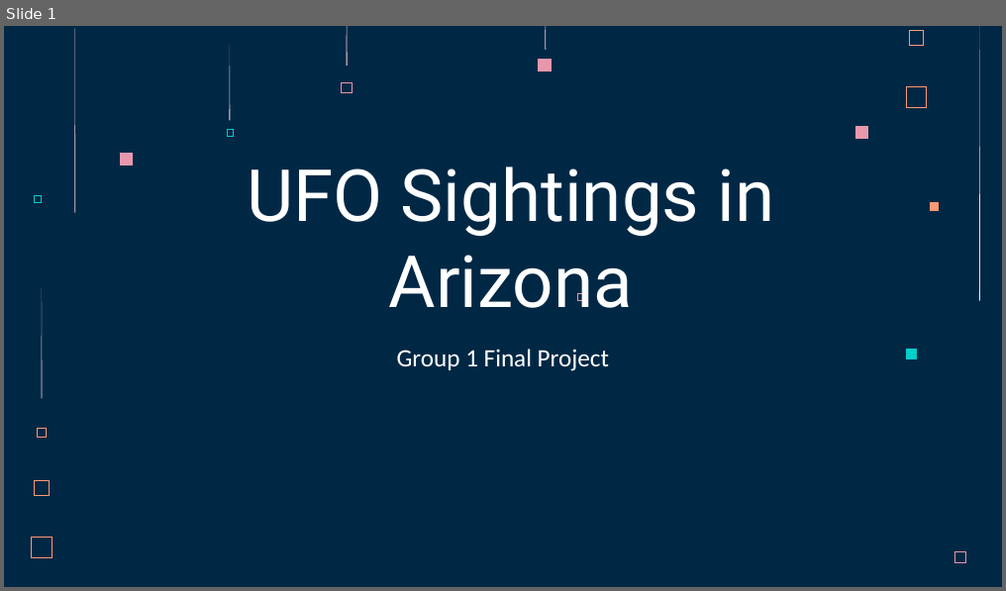
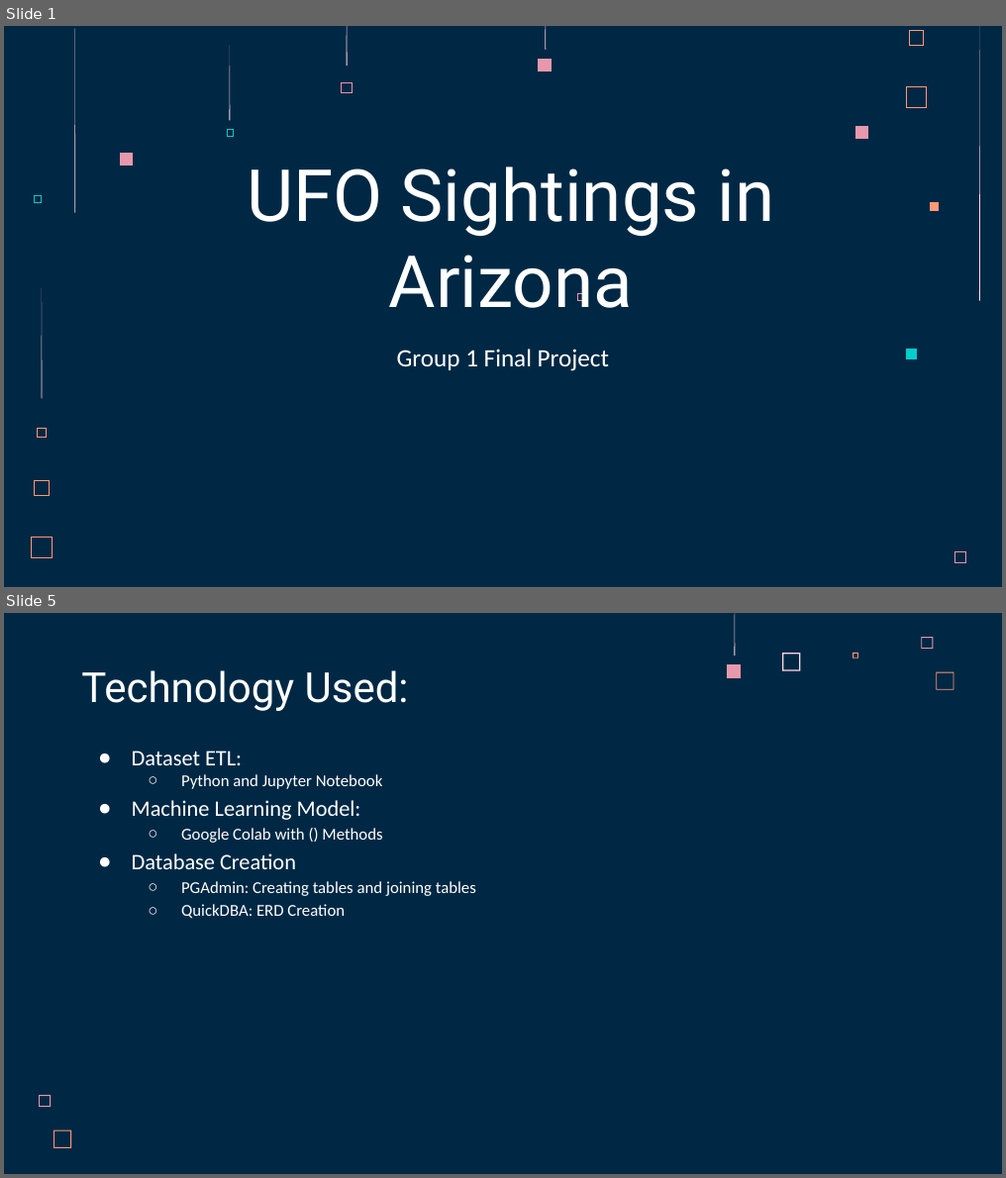
Before and after one commit to acegal1/Group1_Final_Project, a slide deck: _Group 1 Final Project Presentation - UFO Sightings in Arizona.pptx. Shown one above the other, each under a label of ours: slide 1 before the commit, slides 1 and 5 after it; the slides between them are not shown. The pictures are 1006x591 and 1006x1178 pixels, drawn with LibreOffice and Linux fonts; fonts in the diff are those of the drawing. Boxes give left, top, right and bottom in pixels: in the first picture for what was removed or moved away, otherwise in the second. Text is boxed around its words. In the diff, an @@ line names an element or a change of style, - is before the commit and + after.

```diff
--- a/_Group 1 Final Project Presentation - UFO Sightings in Arizona.pptx
+++ b/_Group 1 Final Project Presentation - UFO Sightings in Arizona.pptx
@@ slide 5 added at bbox=[4, 613, 1002, 1174], background #002845 @@
@@ freeform shape added at bbox=[735, 613, 736, 656], fill #FFD6E1 @@
@@ freeform shape added at bbox=[921, 637, 933, 649], fill #E898AC @@
@@ title added at bbox=[81, 670, 409, 711], 30 pt, text #FFFFFF @@
+Technology Used:
@@ freeform shape added at bbox=[728, 664, 741, 678], fill #E898AC @@
@@ freeform shape added at bbox=[782, 653, 800, 670], fill #FFD6E1 @@
@@ freeform shape added at bbox=[852, 653, 858, 659], fill #FF9973 @@
@@ freeform shape added at bbox=[936, 671, 954, 690], fill #FF9973 @@
@@ text added at bbox=[132, 751, 476, 919], 12 pt, text #FFFFFF @@
+● Dataset ETL:
+  ○ Python and Jupyter Notebook
+● Machine Learning Model:
+  ○ Google Colab with () Methods
+● Database Creation
+  ○ PGAdmin: Creating tables and joining tables
+  ○ QuickDBA: ERD Creation
@@ freeform shape added at bbox=[39, 1095, 51, 1107], fill #E898AC @@
@@ freeform shape added at bbox=[54, 1131, 72, 1149], fill #FF9973 @@
```
Also in this commit, not shown: 3 other slides added, 1 other file.
